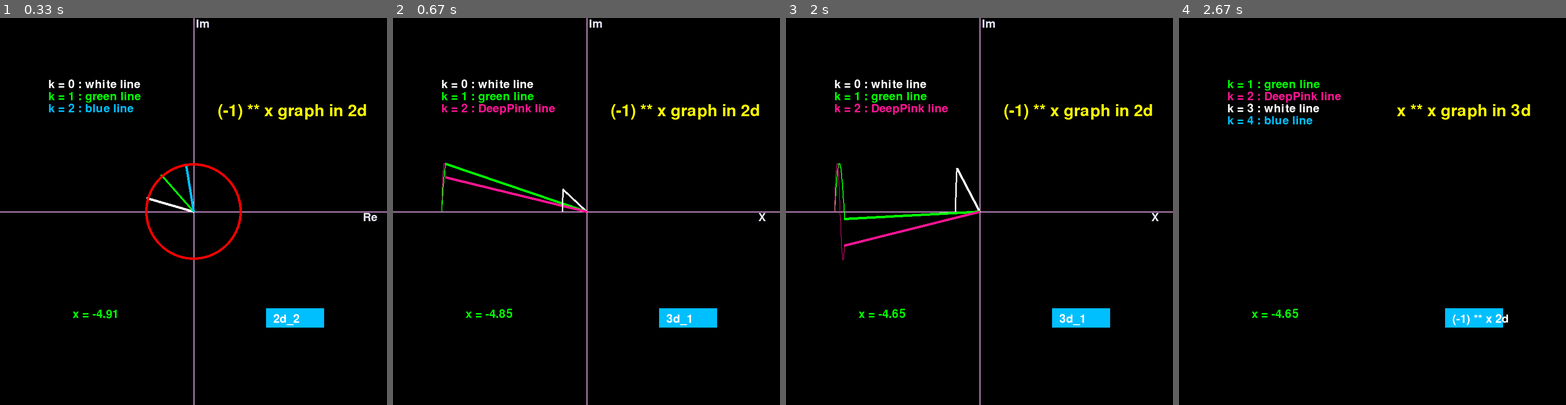
Above: before the commit, frames 1-4 (left to right).
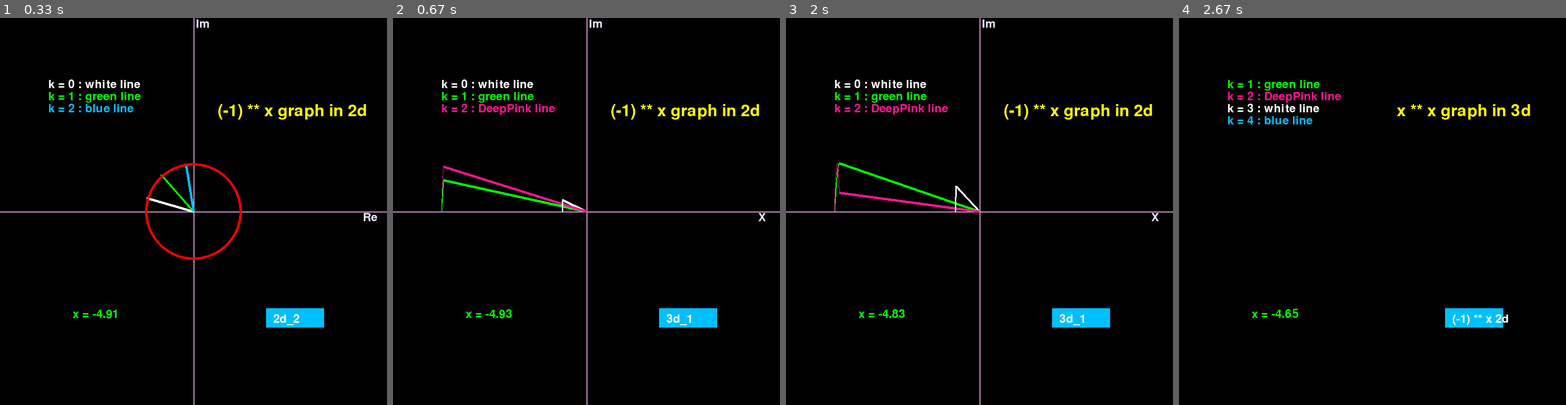
Above: after the commit, the same moments.

Repository: water0103/x-x
Game: pygame game, started from final project version/version 3.0 project.py
The game is run twice, just before and just after one commit, with the same random seed, the same clock (stepped at 60 frames per second) and the same inputs.
Inputs:
- Up to frame 1 (0.33 s): no input
- Up to frame 2 (0.67 s): click "2d_2" at 0.38 s
- Up to frame 3 (2 s): click "3d_1" at 0.72 s; click "x ** x 3d" at 1.05 s; click "(-1) ** x 2d" at 1.38 s; click "2d_2" at 1.72 s
- Up to frame 4 (2.67 s): click "3d_1" at 2.05 s; click "x ** x 3d" at 2.38 s

Frame 1 is identical in both runs. In frame 2, 0.8% of the frame differs, in the area x 12-50%, y 37-78%; in frame 3, 1.1%, in the area x 12-51%, y 37-78%; in frame 4, nothing differs.

Commit message:
Adjust parameters

Diff:
--- a/final project version/version 3.0 project.py
+++ b/final project version/version 3.0 project.py
@@ -179,7 +179,7 @@
         window.blit(text_green, (window_size / 8, 150))
         window.blit(text_deeppink, (window_size / 8, 175))
 
-        x_value_2 += 0.01
+        x_value_2 += 0.005
         if x_value_2 > 5:
             running = False
 
